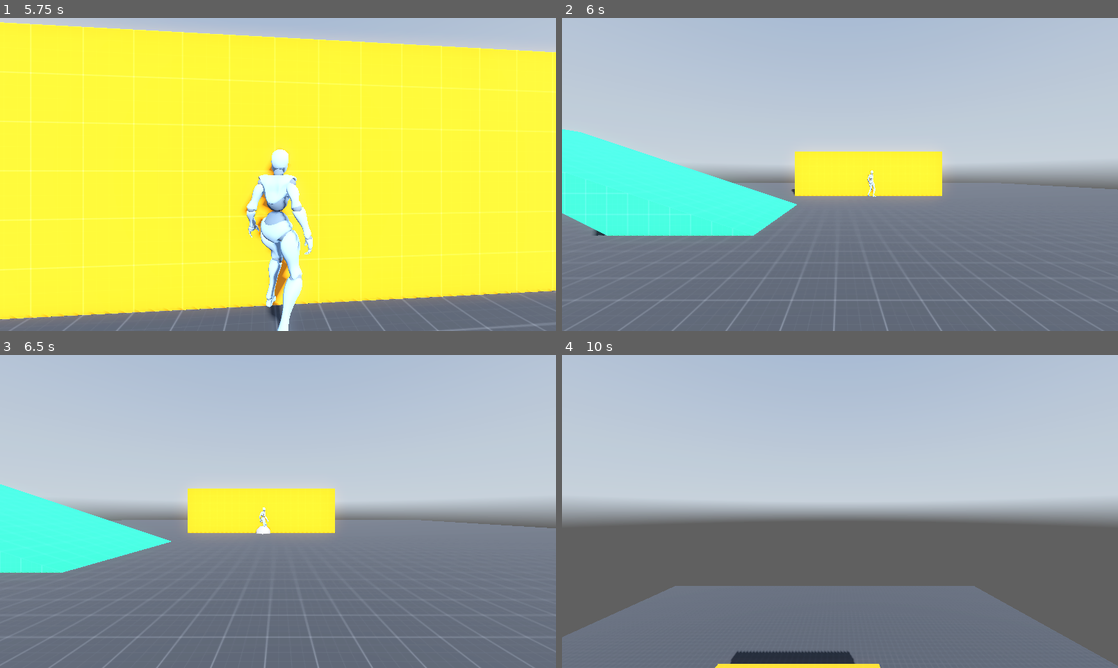
Above: before the commit, frames 1-4 (two rows, left to right).
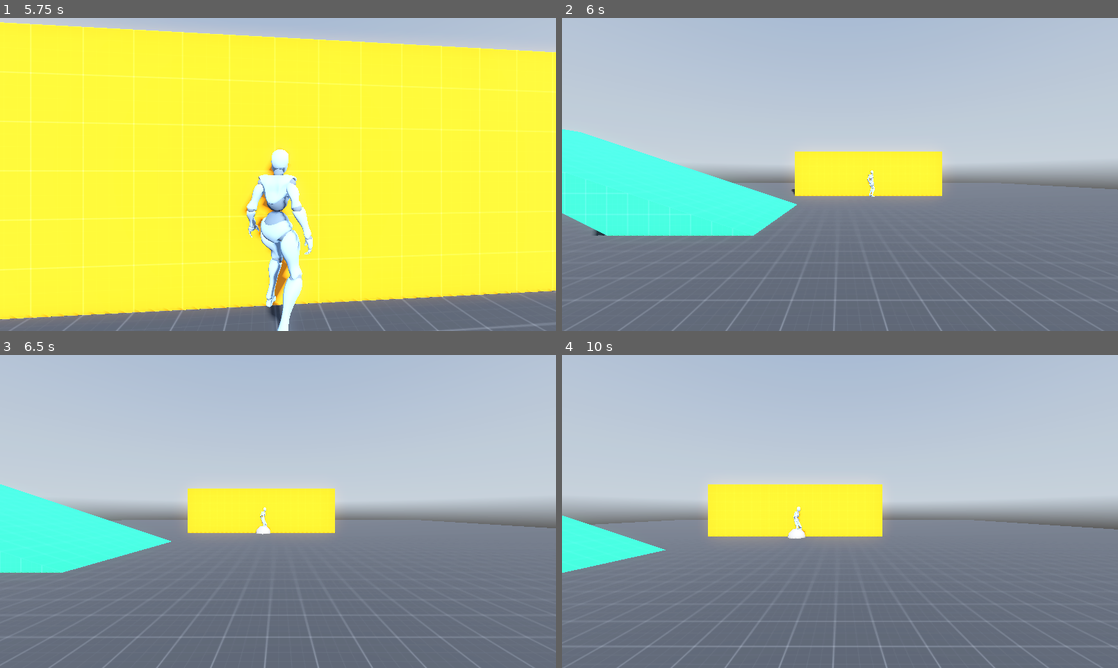
Above: after the commit, the same moments.

Repository: btarg/third-person-controller
Game: Godot game, scene res://Scenes/Levels/prototype.tscn
Same seed, same stepped clock (60 frames per second), same inputs: the game is played once before the commit and once after it. A sky picture missing from this copy of the repository is replaced by a grey-blue gradient.
Inputs (mouse positions are in pixels of both pictures, inside the frame that each line leads up to):
- Up to frame 1 (5.75 s): tap Enter at 0.5 s; move the mouse to (305, 174) at 0.52 s; hold W (move_forwards) from 0.53 s (still down); tap P at 0.6, 2.3, 3.6, 4.55 s; tap Space (jump) at 0.77, 1.52, 3.02, 3.77, 4.52 s; tap F at 0.8, 1.35, 3.05, 4.35, 5.3 s; move the mouse to (250, 174) at 1.27 s; tap 1 at 1.55, 2.1, 3.8, 5.1 s; move the mouse to (289, 168) at 2.02 s; move the mouse to (272, 180) at 2.77 s; tap Shift (run) at 2.85 s; move the mouse to (316, 177) at 3.52 s; tap Escape (ui_cancel) at 4.15 s; move the mouse to (233, 171) at 4.27 s; move the mouse to (283, 174) at 5.02 s
- Up to frame 2 (6 s): move the mouse to (817, 168) at 5.77 s; release W (move_forwards) at 5.78 s; hold D (move_right) from 5.78 s (still down); tap R at 5.85 s
- Up to frame 3 (6.5 s): keep holding D (move_right); tap Space (jump) at 6.02 s; tap 1 at 6.05 s
- Up to frame 4 (10 s): move the mouse to (962, 495) at 6.52 s; release D (move_right) at 6.53 s; hold W (move_forwards) 6.53-7.28 s; tap P at 6.6, 9.05, 9.6 s; click (962, 495) at 6.67 s; tap Space (jump) at 6.77, 7.52, 9.02, 9.77 s; move the mouse to (728, 527) at 7.27 s; hold D (move_right) 7.28-8.03 s; tap F at 7.35, 9.8 s; click (728, 527) at 7.42 s; move the mouse to (895, 442) at 8.02 s; hold S (move_backwards) 8.03-8.78 s; tap 1 at 8.1 s; click (895, 442) at 8.17 s; move the mouse to (812, 574) at 8.77 s; hold A (move_left) 8.78-9.53 s; tap Shift (run) at 8.85 s; click (812, 574) at 8.92 s; move the mouse to (1006, 558) at 9.52 s; hold W (move_forwards) from 9.53 s (still down); click (1006, 558) at 9.67 s

Frame 1 is identical in both runs. In frame 2, less than 0.1% of the frame differs, in the area x 54-57%, y 49-58%; in frame 3, less than 0.1%; in frame 4, 31%, in the area x 0-100%, y 41-100%.

Commit message:
basic turn order impl working

Diff:
--- a/Scripts/BattleSystem/BattleCharacter.gd
+++ b/Scripts/BattleSystem/BattleCharacter.gd
@@ -7,8 +7,17 @@
     NEUTRAL,
     ENEMY
 }
+
 @export var character_type : CharacterType = CharacterType.PLAYER
-@export var character_name : String = "Test Enemy"
+
+@export var character_name : String = "Test Enemy":
+    get:
+        return character_name
+    set(value):
+        character_name = value
+        get_parent().name = character_name
+
+
 @export var max_hp: int = 100
 @export var current_hp: int = 100
 @export var vitality : int = 10
@@ -18,20 +27,41 @@
 
 var initiative: int = 0
 
-@export var active := true
+@export var active := false
+
+func _ready() -> void:
+    battle_state.TurnStarted.connect(_on_turn_started)
+
+func disconnect_signals() -> void:
+    battle_state.TurnStarted.disconnect(_on_turn_started)
+
+func _on_turn_started(character: BattleCharacter) -> void:
+    if character == self:
+        start_turn()
+    elif active:
+        # end turn if we were the last active character
+        end_turn()
+
+func start_turn() -> void:
+    print(character_name + " is starting their turn")
+    active = true
+func end_turn() -> void:
+    print(character_name + " has ended their turn")
+    active = false
+
+func take_turn() -> void:
+    print(character_name + " Attacks!")
+    battle_state.ready_next_turn()
 
 func roll_initiative() -> int:
     initiative = DiceRoller.roll_flat(20, 1)
     return initiative
 
-func _ready() -> void:
-    get_parent().name = character_name
+func battle_input(event) -> void:
+    if not active:
+        return
 
-    # if character_type == CharacterType.FRIENDLY:
-    #     print(self.get_parent().name + " is a friendly character")
-    # elif character_type == CharacterType.ENEMY:
-    #     print(self.get_parent().name + " is an enemy character")
-    # elif character_type == CharacterType.PLAYER:
-    #     print(self.get_parent().name + " is a player character")
-    # else:
-    #     print(self.get_parent().name + " is a neutral character")
+    if event.is_action_pressed("ui_select"):
+        take_turn()
+    elif event.is_action_pressed("ui_cancel"):
+        battle_state.leave_battle(self)
--- a/Scripts/Camera/TopDownPlayer.gd
+++ b/Scripts/Camera/TopDownPlayer.gd
@@ -16,9 +16,21 @@
 var speed: float = 7.0
 var acceleration: float = 0.1
 var deceleration: float = 0.2
-var focus_acceleration: float = 0.01
-@onready var focused_node: Node3D = player
+var y_focus_acceleration: float = 0.01
+var xz_focus_acceleration: float = 0.05
+
+@onready var focused_node : Node3D = player:
+    get:
+        return focused_node
+    set(value):
+        focused_node = value
+        moved_from_focus = false
+
+
 @onready var target_spring_length := spring_arm.spring_length
+
+# player has moved away from focused node
+var moved_from_focus: bool = false
 
 @export var enabled : bool:
     get:
@@ -46,20 +58,35 @@
     move_direction.x = Input.get_action_strength("move_right") - Input.get_action_strength("move_left")
     move_direction.z = Input.get_action_strength("move_backwards") - Input.get_action_strength("move_forwards")
 
-    # Get the camera's forward direction
-    var camera_forward : Vector3 = camera.global_transform.basis.z.normalized()
-    var camera_right : Vector3 = camera.global_transform.basis.x.normalized()
+    # if we have moved set moved_from_focus
+    if move_direction.length() > 0.0:
+        moved_from_focus = true
 
-    # Calculate the movement direction based on the camera's forward and right vectors
-    var final_direction : Vector3 = (camera_right * move_direction.x) + (camera_forward * move_direction.z)
-    final_direction.y = 0  # Ensure the movement is only on the XZ plane
+    # moved_from_focus = true if we should track the focused node
+    if not moved_from_focus:
+        if focused_node:
+            # ignore Y axis since we calculate that later and regardless of focused node
+            var target_position := focused_node.global_transform.origin
+            var current_position := global_transform.origin
 
-    # Calculate the target velocity
-    var target_velocity : Vector3 = final_direction * speed
+            # Lerp position to focused node
+            global_transform.origin.x = lerp(current_position.x, target_position.x, xz_focus_acceleration)
+            global_transform.origin.z = lerp(current_position.z, target_position.z, xz_focus_acceleration)
+    else:
+        # Get the camera's forward direction
+        var camera_forward : Vector3 = camera.global_transform.basis.z.normalized()
+        var camera_right : Vector3 = camera.global_transform.basis.x.normalized()
 
-    # Lerp the velocity for smoother movement
-    velocity.x = lerp(velocity.x, target_velocity.x, acceleration)
-    velocity.z = lerp(velocity.z, target_velocity.z, acceleration)
+        # Calculate the movement direction based on the camera's forward and right vectors
+        var final_direction : Vector3 = (camera_right * move_direction.x) + (camera_forward * move_direction.z)
+        final_direction.y = 0  # Ensure the movement is only on the XZ plane
+
+        # Calculate the target velocity
+        var target_velocity : Vector3 = final_direction * speed
+
+        # Lerp the velocity for smoother movement
+        velocity.x = lerp(velocity.x, target_velocity.x, acceleration)
+        velocity.z = lerp(velocity.z, target_velocity.z, acceleration)
 
     # Lerp the spring length
     spring_arm.spring_length = lerp(spring_arm.spring_length, target_spring_length, LERP_VALUE)
@@ -68,7 +95,7 @@
     if focused_node:
         var target_y := focused_node.global_transform.origin.y
         var current_y := global_transform.origin.y
-        var new_y : float = lerp(current_y, target_y, focus_acceleration)
+        var new_y : float = lerp(current_y, target_y, y_focus_acceleration)
         global_transform.origin.y = new_y
     else:
         printerr("No focused node set!")
@@ -82,8 +109,12 @@
             spring_arm.rotate_x(-event.relative.y * 0.005)
             spring_arm.rotation.x = clamp(spring_arm.rotation.x, -spring_arm_clamp, spring_arm_clamp)
         elif event is InputEventMouseButton and event.button_index == MOUSE_BUTTON_WHEEL_UP:
-            target_spring_length = clamp(spring_arm.spring_length- spring_arm_scroll_speed, min_spring_arm_length, max_spring_arm_length)
+            target_spring_length = clamp(spring_arm.spring_length - spring_arm_scroll_speed, min_spring_arm_length, max_spring_arm_length)
         elif event is InputEventMouseButton and event.button_index == MOUSE_BUTTON_WHEEL_DOWN:
             target_spring_length = clamp(spring_arm.spring_length + spring_arm_scroll_speed, min_spring_arm_length, max_spring_arm_length)
         elif event is InputEventKey and event.is_pressed() and event.keycode == KEY_F:
-            position.y += 10.0
+            # instantiate an empty node
+            var new_focus := Node3D.new()
+            focused_node = new_focus
+        elif event is InputEventKey and event.is_pressed() and event.keycode == KEY_P:
+            focused_node = player
--- a/Scripts/Characters/Player.gd
+++ b/Scripts/Characters/Player.gd
@@ -18,8 +18,6 @@
 @onready var spring_arm_pivot := $FreelookPivot as SpringArmCameraPivot
 @onready var animator : AnimationTree = $AnimationTree
 
-@onready var tween := create_tween()
-
 @export var enabled : bool:
     get:
         return enabled
@@ -36,6 +34,7 @@
 func reset_to_idle() -> void:
     print("Resetting to idle")
     animator.set("parameters/ground_air_transition/transition_request", "grounded")
+    var tween := create_tween()
     tween.tween_property(animator, "parameters/iwr_blend/blend_amount", -1.0, 0.25)
 
 ## Called from state
--- a/Scripts/GameMode/States/BattleState.gd
+++ b/Scripts/GameMode/States/BattleState.gd
@@ -5,7 +5,8 @@
 var turn_order: Array[BattleCharacter] = []
 
 # get player from group
-@onready var player := get_tree().get_nodes_in_group("Player")[0] as PlayerController
+@onready var player := get_tree().get_nodes_in_group("Player").front() as PlayerController
+# top down player is used for the camera in battle
 @onready var top_down_player := get_tree().get_nodes_in_group("TopDownPlayer").front() as TopDownPlayerController
 var test_enemy := preload("res://Scenes/Characters/Enemies/test_enemy.tscn") as PackedScene
 
@@ -14,6 +15,11 @@
 
 # String : int
 var character_counts: Dictionary = {}
+
+var current_character_index: int = 0
+var current_character: BattleCharacter
+
+signal TurnStarted(character: BattleCharacter)
 
 @export var is_in_battle : bool = false:
     get:
@@ -62,12 +68,9 @@
     elif character.character_type == BattleCharacter.CharacterType.PLAYER:
         player_units.append(character)
 
-    character.get_parent().name = character_name
-
+    # set the name in the script so the character instance knows its proper name in battle
+    character.character_name = character_name
     print(character_name + " entered the battle with initiative " + str(initiative))
-
-    print("==COUNTS==")
-    print(character_counts)
 
     print_turn_order()
 
@@ -80,22 +83,41 @@
     print(character.get_parent().name + " left the battle")
     print(turn_order)
 
+    # disconnect signal
+    character.disconnect_signals()
+
+    # if the current turn order index is out of bounds, reset it
+    if current_character_index >= turn_order.size():
+        current_character_index = 0
+
     # TODO: victory/defeat conditions
 
 func enter() -> void:
+
     Input.set_mouse_mode(Input.MOUSE_MODE_VISIBLE)
 
     top_down_player.enabled = true
     print("Battle state entered")
     for child in get_tree().get_nodes_in_group("BattleCharacter"):
         if child is BattleCharacter:
-            if child.active:
-                add_to_battle(child as BattleCharacter)
-            else:
-                printerr(child.name + " is inactive")
+            add_to_battle(child as BattleCharacter)
         else:
             printerr(child.name + " should not be tagged as a BattleCharacter!!")
             printerr(child)
+
+    if turn_order.is_empty():
+        return
+
+    # Start the first character's turn
+    current_character_index = -1
+    ready_next_turn()
+
+func ready_next_turn() -> void:
+    current_character_index += 1
+    if current_character_index >= turn_order.size():
+        current_character_index = 0
+    current_character = turn_order[current_character_index % turn_order.size()]
+    TurnStarted.emit(current_character)
 
 func exit() -> void:
     EndedBattle.emit()
@@ -131,7 +153,12 @@
         print(turn_order[0].get_parent().name + " has the highest initiative")
 
 func input_update(event) -> void:
+
     if event is InputEventKey and not event.is_echo() and active:
+
+        if current_character != null:
+            current_character.battle_input(event)
+
         if event.is_pressed() and event.keycode == KEY_R:
             Transitioned.emit(self, "ExplorationState")
         elif event.is_pressed() and event.keycode == KEY_P:
